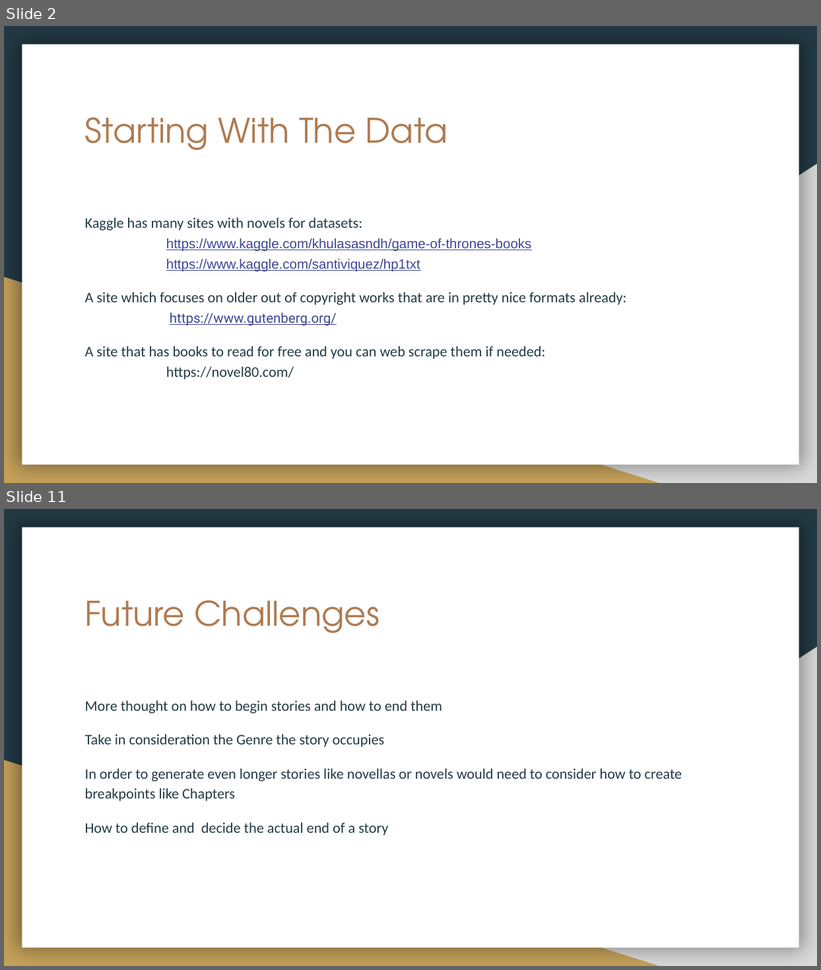
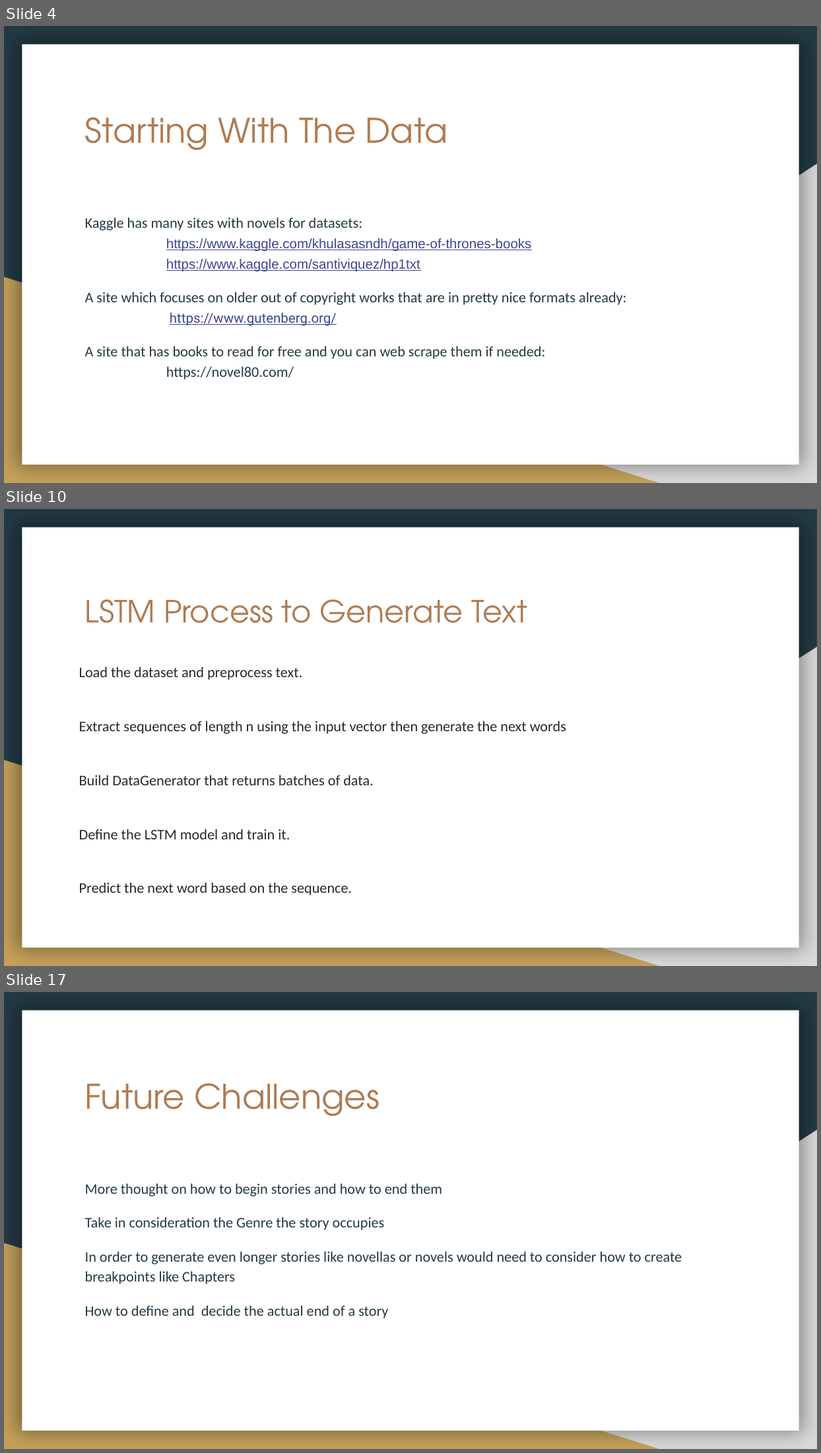
Before and after one commit to dbetzel/Springboard, a slide deck: Capstone3/Capstone3Final/Natural Language Generation Capstone 3.pptx. Shown one above the other, each under a label of ours: slides 2 and 11 before the commit, slides 4, 10 and 17 after it; the slides between them are not shown. The pictures are 821x970 and 821x1453 pixels, drawn with LibreOffice and Linux fonts; fonts in the diff are those of the drawing. Boxes give left, top, right and bottom in pixels: in the first picture for what was removed or moved away, otherwise in the second. Text is boxed around its words. In the diff, an @@ line names an element or a change of style, - is before the commit and + after.

```diff
--- a/Capstone3/Capstone3Final/Natural Language Generation Capstone 3.pptx
+++ b/Capstone3/Capstone3Final/Natural Language Generation Capstone 3.pptx
@@ slide 10 added at (x1=4, y1=509, x2=817, y2=966), background #233A44; not listed: 3 template elements that a slide beside it also shows @@
@@ title added at (x1=85, y1=599, x2=527, y2=623), 27 pt, text #AF7B51 @@
+LSTM Process to Generate Text
@@ text added at (x1=79, y1=667, x2=566, y2=896), 13 pt, text #292929 @@
+Load the dataset and preprocess text.
+Extract sequences of length n using the input vector then generate the next words
+Build DataGenerator that returns batches of data.
+Define the LSTM model and train it.
+Predict the next word based on the sequence.
@@ what was slide 2 is now slide 4 @@
@@ what was slide 11 is now slide 17 @@
```
Also in this commit, not shown: 4 slides changed, 9 other slides added, 4 slides removed.
